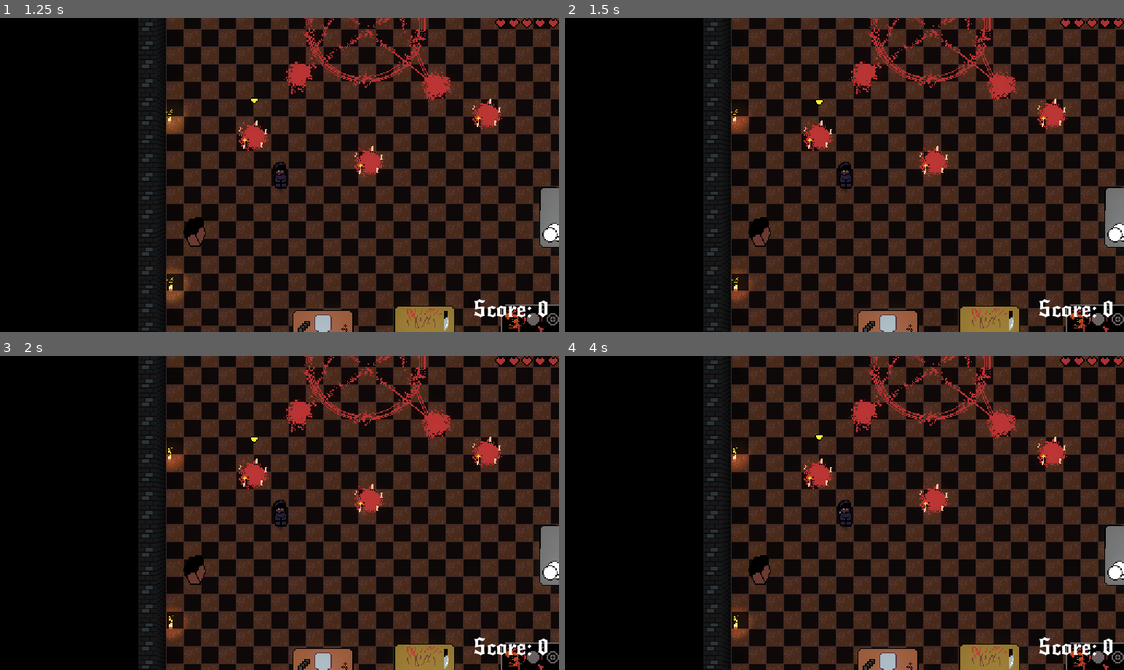
Above: before the commit, frames 1-4 (two rows, left to right).
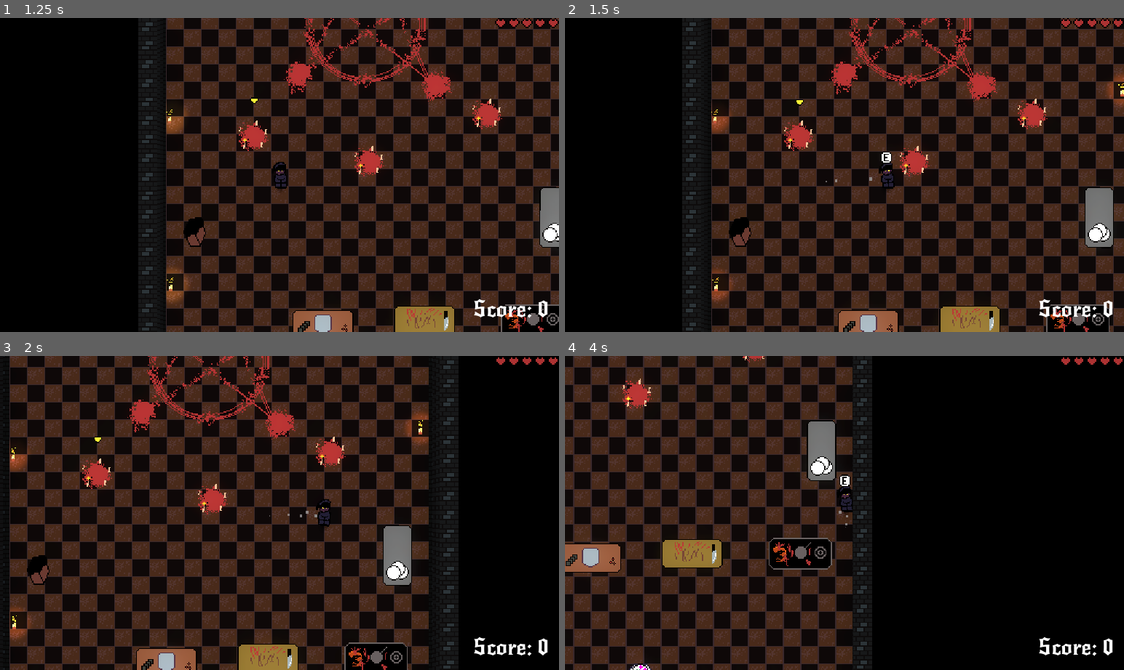
Above: after the commit, the same moments.

Repository: Allov/ld55
Game: Godot game, scene res://scenes/main.tscn
Same seed, same stepped clock (60 frames per second), same inputs: the game is played once before the commit and once after it. The engine's default icon, where the game draws it, is replaced by a stand-in: a white triangle on a blue panel in a dark square. Sound files missing from this copy of the repository are replaced by a short silence.
Inputs:
- Up to frame 1 (1.25 s): click "START" at 0.5 s
- Up to frame 2 (1.5 s): tap Enter at 1.25 s; hold D (move_right) from 1.28 s (still down); tap Space (dash) at 1.35 s
- Up to frame 3 (2 s): keep holding D (move_right)
- Up to frame 4 (4 s): release D (move_right) at 2.03 s; hold Down (move_down) 2.03-2.78 s; tap E (action) at 2.1 s; tap Space (dash) at 2.3, 2.85, 3.6 s; hold D (move_right) 2.78-3.53 s; hold W (move_up) from 3.53 s (still down)

Frame 1 is identical in both runs. In frame 2, 63% of the frame differs, in the area x 20-100%, y 0-100%; in frame 3, 72%, in the area x 0-100%, y 0-100%; in frame 4, 65%.
Error before the commit: Invalid operands 'Nil' and 'float' in operator '*'. (res://scripts/player.gd:147)

Commit message:
fixed bug

Diff:
--- a/scenes/cooking_station.tscn
+++ b/scenes/cooking_station.tscn
@@ -6,11 +6,11 @@
 [ext_resource type="PackedScene" uid="uid://bcst5fxa4s5xf" path="res://assets/indicator.tscn" id="4_bnx56"]
 
 [sub_resource type="RectangleShape2D" id="RectangleShape2D_85h7n"]
-size = Vector2(49, 25)
+size = Vector2(55, 25)
 
 [node name="CookingStation" type="StaticBody2D" groups=["cooking_station"]]
 collision_layer = 8
-collision_mask = 11
+collision_mask = 9
 script = ExtResource("1_kbi6u")
 
 [node name="Sprite" type="Sprite2D" parent="."]
--- a/scenes/player.tscn
+++ b/scenes/player.tscn
@@ -99,11 +99,6 @@
 collision_mask = 9
 motion_mode = 1
 script = ExtResource("1_qmujo")
-MAX_SPEED = null
-ACCELERATION = null
-DASH_VELOCITY = null
-DASH_COOLDOWN = null
-dash_duration = null
 
 [node name="Shadow" type="Sprite2D" parent="."]
 modulate = Color(1, 1, 1, 0.47451)
--- a/scenes/restaurant.tscn
+++ b/scenes/restaurant.tscn
@@ -85,11 +85,6 @@
 
 [node name="Player" parent="." instance=ExtResource("1_55q5r")]
 position = Vector2(104, 54)
-MAX_SPEED = null
-ACCELERATION = null
-DASH_VELOCITY = null
-DASH_COOLDOWN = null
-dash_duration = null
 
 [node name="Camera2D" type="Camera2D" parent="Player"]
 zoom = Vector2(0.75, 0.75)
